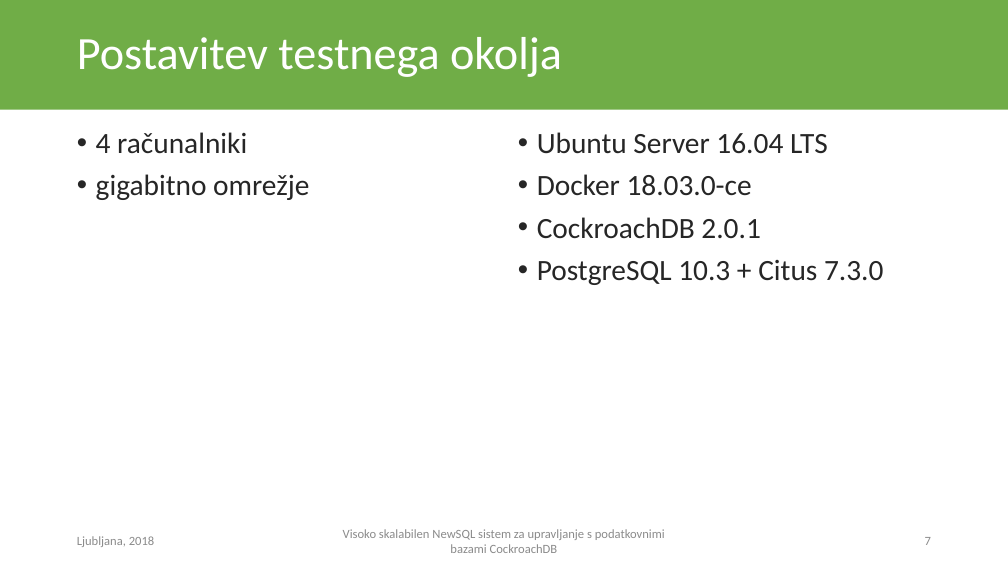
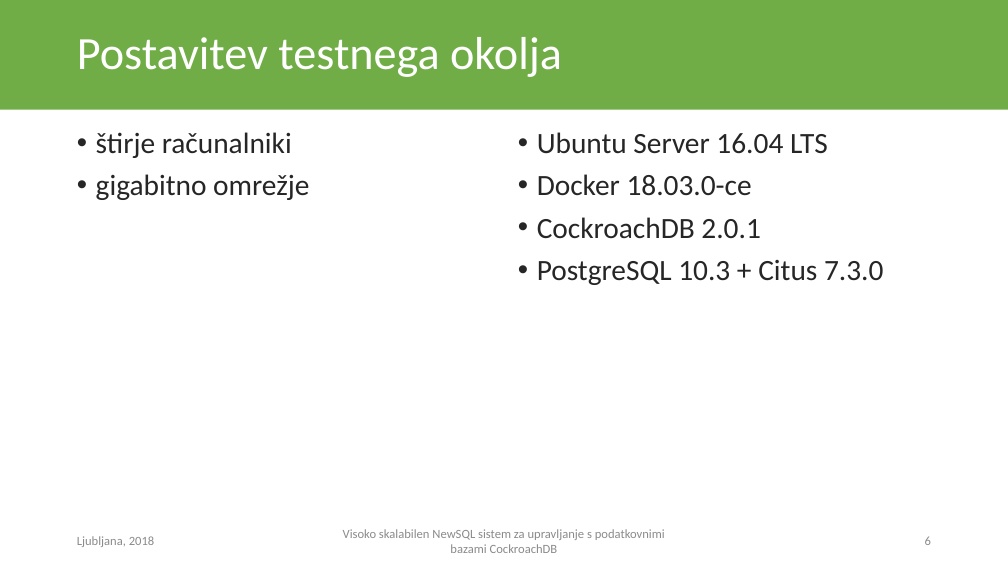
Before and after one commit to arruw/diploma-latex, a slide deck: slide 6 of resources/presentation.pptx (slide 7 before the commit). Drawn at 1008x567 pixels with LibreOffice and Linux fonts; fonts in the diff are those of the drawing. Boxes give left, top, right and bottom in pixels: in the first picture for what was removed or moved away, otherwise in the second. Text is boxed around its words. In the diff, an @@ line names an element or a change of style, - is before the commit and + after.

```diff
--- a/resources/presentation.pptx
+++ b/resources/presentation.pptx
@@ text at (96, 132, 292, 158): text changed @@
-• 4 računalniki
+• štirje računalniki
@@ page number at (925, 536, 931, 545): text changed @@
-7
+6
```
Also in this commit, not shown: 7 other slides changed, 1 slide added, 2 slides removed, 8 other files.
